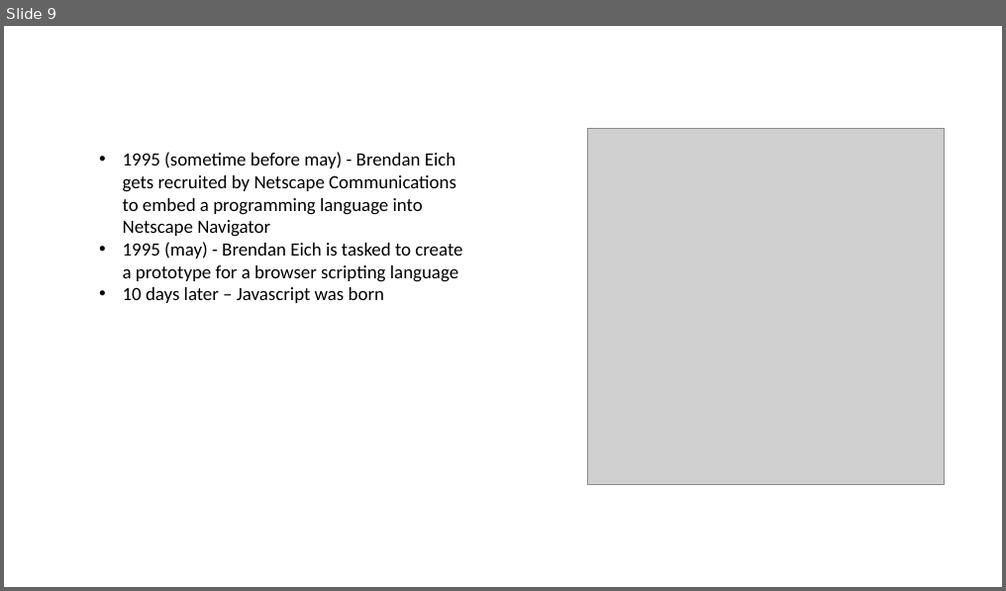
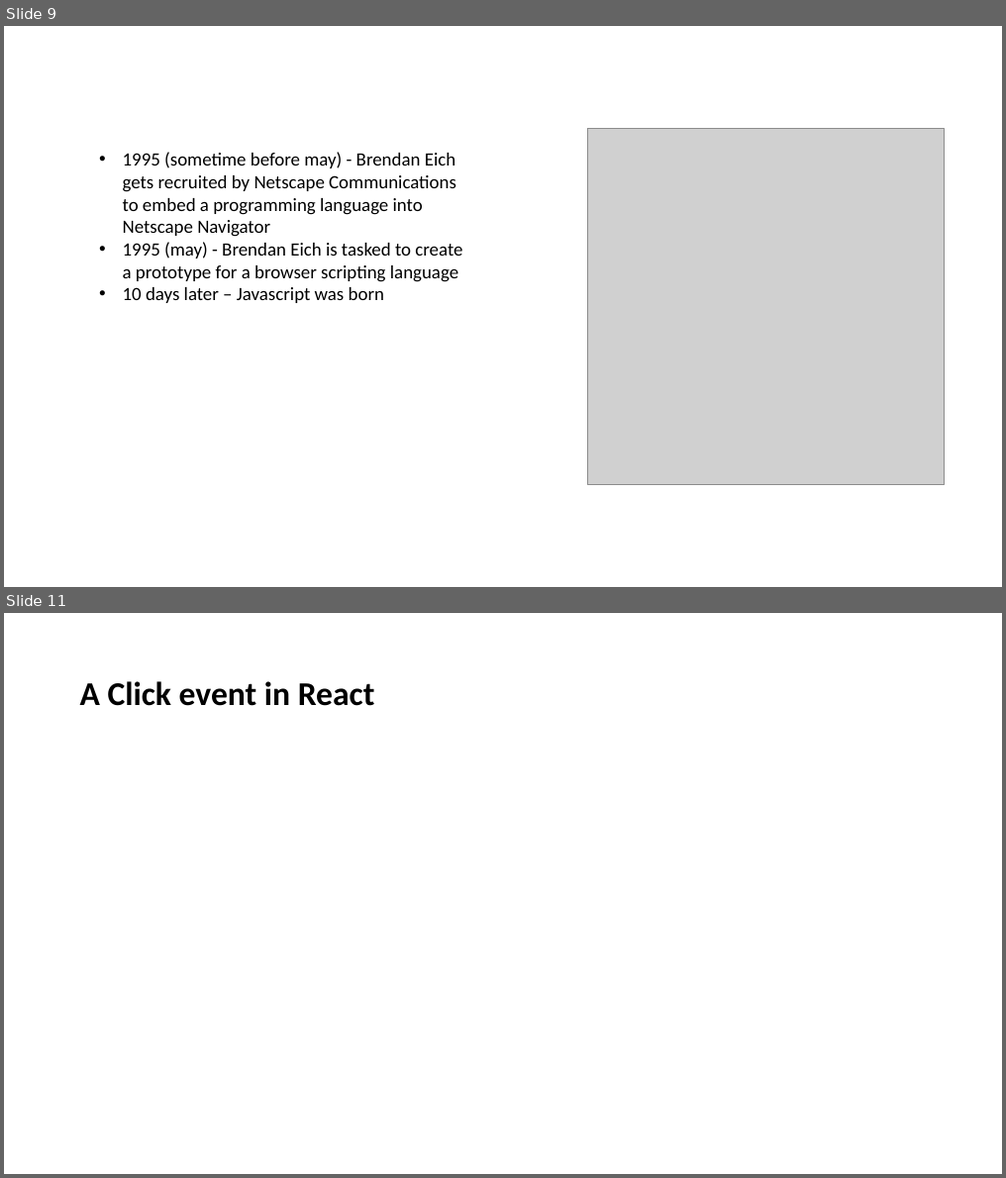
Before and after one commit to andrewsunglaekim/history-of-fefw, a slide deck: deck.pptx. Shown one above the other, each under a label of ours: slide 9 before the commit, slides 9 and 11 after it; the slides between them are not shown. The pictures are 1006x591 and 1006x1178 pixels, drawn with LibreOffice and Linux fonts; fonts in the diff are those of the drawing; grey boxes stand for pictures. Boxes give left, top, right and bottom in pixels: in the first picture for what was removed or moved away, otherwise in the second. Text is boxed around its words. In the diff, an @@ line names an element or a change of style, - is before the commit and + after.

Commit message:
adds click picktures

```diff
--- a/deck.pptx
+++ b/deck.pptx
@@ slide 11 added at box(4, 613, 1002, 1174), background #FFFFFF @@
@@ text added at box(80, 681, 375, 706), 32 pt, text #000000, bold @@
+A Click event in React
```
Also in this commit, not shown: 2 slides changed, 1 slide removed, 11 other files.
